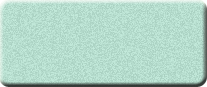
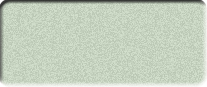
Layer changes from the first 207x87 image to the second:
pixels changed over [0, 0, 207, 87] (layer not identified)
